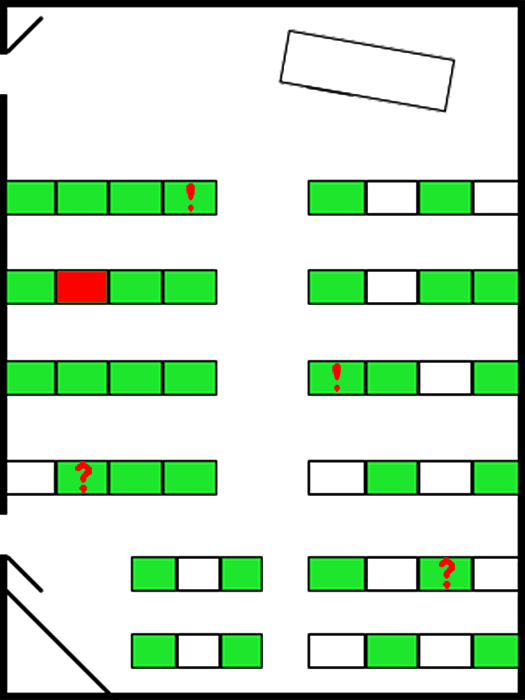
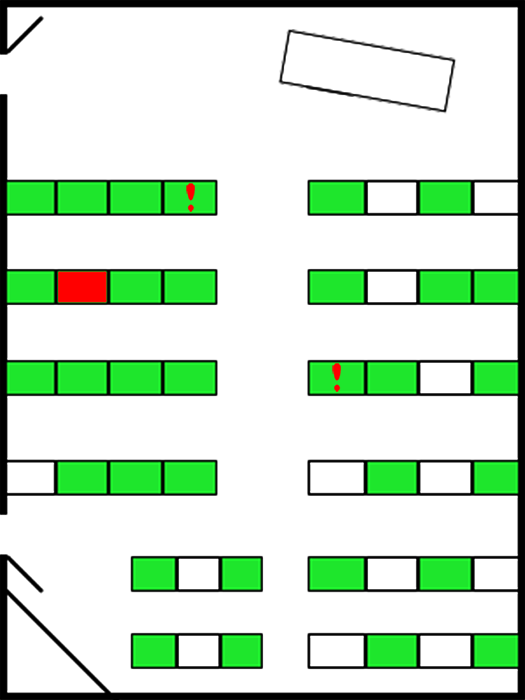
Layered file, before and after one edit (525x700). Changes by layer:
removed layer "Layer 4" over (x1=439, y1=557, x2=455, y2=589)
removed layer "Layer 3" over (x1=75, y1=461, x2=92, y2=493)
